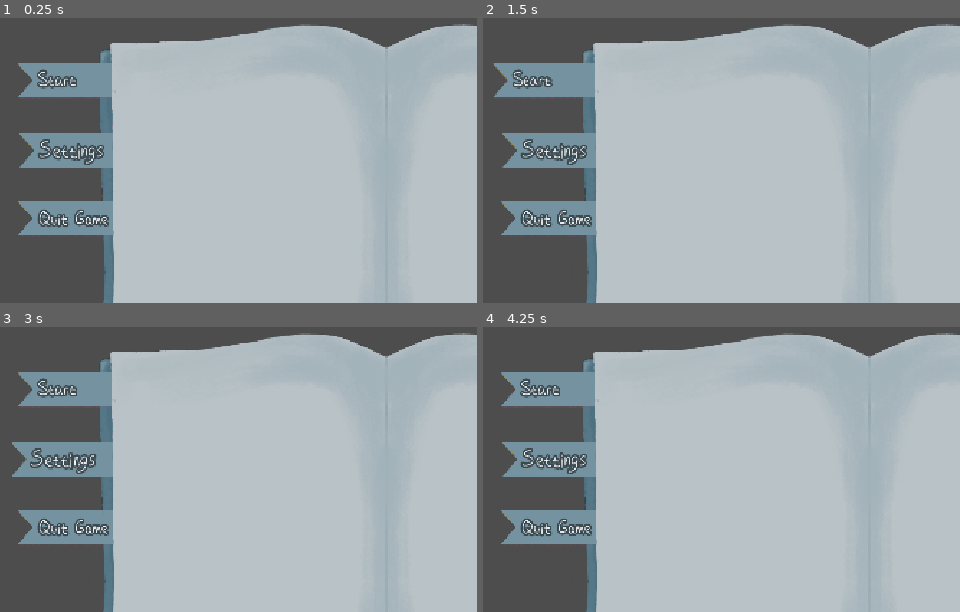
Above: before the commit, frames 1-4 (two rows, left to right).
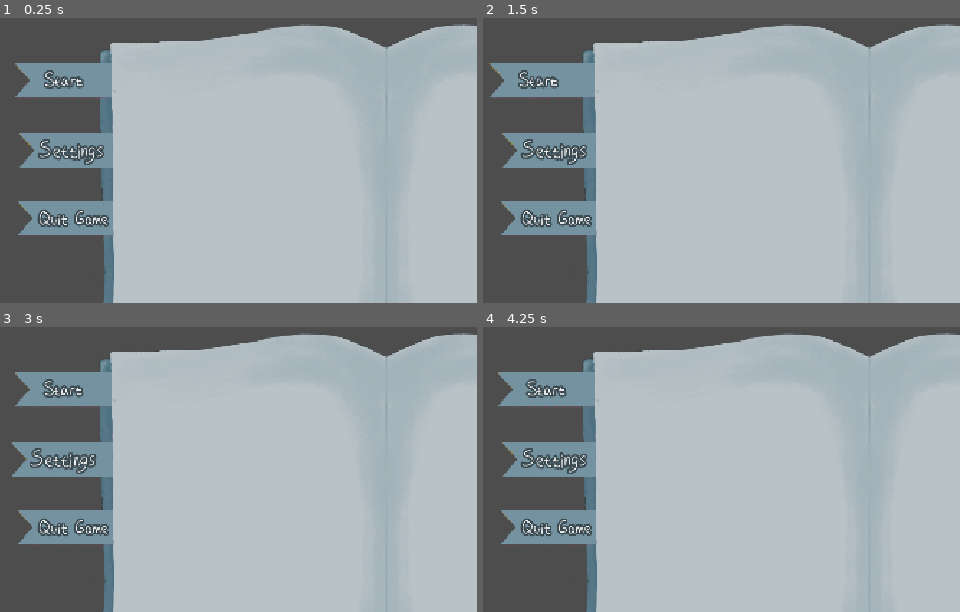
Above: after the commit, the same moments.

Repository: Blulow/octavuss_office
Game: Godot game, scene res://scenes/main_menu.tscn
Same seed, same stepped clock (60 frames per second), same inputs: the game is played once before the commit and once after it. This scene is started directly instead of the project's main scene.
Inputs (mouse positions are in pixels of both pictures, inside the frame that each line leads up to):
- Up to frame 1 (0.25 s): no input
- Up to frame 2 (1.5 s): click (597, 80) at 0.5 s; click (587, 80) at 1.25 s
- Up to frame 3 (3 s): click (104, 389) at 2 s; click (119, 460) at 2.75 s
- Up to frame 4 (4.25 s): tap Enter (ui_accept) at 3.5, 3.77 s; move the mouse to (735, 364) at 3.52 s; hold E (interact) from 3.53 s (still down)

The runs differ from the first frame. In frame 1, 0.4% of the frame differs, in the area x 3-18%, y 15-29%; in frame 2, 0.4%; in frame 3, 0.4%; in frame 4, 0.4%.

Commit message:
main menu 2d & 3d

Diff:
--- /dev/null
+++ b/Node_3d.tscn
@@ -0,0 +1,44 @@
+[gd_scene format=3 uid="uid://deof3j2vvty4c"]
+
+[ext_resource type="PackedScene" uid="uid://ce73jorbifk2u" path="res://strip.tscn" id="1_yaoq5"]
+
+[sub_resource type="CapsuleMesh" id="CapsuleMesh_qt8ay"]
+
+[sub_resource type="StandardMaterial3D" id="StandardMaterial3D_qt8ay"]
+albedo_color = Color(0.07409642, 0.34356076, 0.38379747, 1)
+
+[sub_resource type="CylinderMesh" id="CylinderMesh_qt8ay"]
+top_radius = 1.0664063
+bottom_radius = 1.0664063
+
+[sub_resource type="BoxMesh" id="BoxMesh_4xowi"]
+
+[node name="Node3D" type="Node3D" unique_id=2109254273]
+transform = Transform3D(1, 0, 0, 0, 1, 0, 0, 0, 1, 0, 0, 0.7653662)
+
+[node name="MainMenuCam" type="Camera3D" parent="." unique_id=630725611]
+transform = Transform3D(1, 0, 0, 0, 0.47035384, 0.8824779, 0, -0.8824779, 0.47035384, 0, 0.91199267, -0.84752005)
+
+[node name="Therapist" type="MeshInstance3D" parent="." unique_id=321486775]
+transform = Transform3D(1, 0, 0, 0, 1, 0, 0, 0, 1, 0, 0, 0.69001126)
+mesh = SubResource("CapsuleMesh_qt8ay")
+
+[node name="Camera3D" type="Camera3D" parent="Therapist" unique_id=1778338411]
+
+[node name="Table" type="MeshInstance3D" parent="." unique_id=1846849366]
+transform = Transform3D(2.2239847, 0, 0, 0, 0.030407203, 0, 0, 0, 1.1393675, 0, 0.031629562, -1.8218733)
+material_override = SubResource("StandardMaterial3D_qt8ay")
+mesh = SubResource("CylinderMesh_qt8ay")
+
+[node name="Node3D" type="Node3D" parent="." unique_id=1095395900]
+
+[node name="Book" type="Node3D" parent="Node3D" unique_id=54414017]
+
+[node name="Books" type="MeshInstance3D" parent="Node3D/Book" unique_id=263489581]
+transform = Transform3D(1, 0, 0, 0, 0.05715538, 0, 0, 0, 0.6651118, 0.4134217, 0.097574234, -1.1577389)
+mesh = SubResource("BoxMesh_4xowi")
+
+[node name="Stripes" type="Node3D" parent="Node3D" unique_id=1676217181]
+
+[node name="Strip" parent="Node3D/Stripes" unique_id=756998187 instance=ExtResource("1_yaoq5")]
+transform = Transform3D(-0.00254696, 0, -0.7102226, 0, 0.022142954, 0, 0.17181776, 0, -0.010528065, -0.17413223, 0.10178107, -1.3629113)
--- a/scenes/main_menu.tscn
+++ b/scenes/main_menu.tscn
@@ -3,7 +3,7 @@
 [ext_resource type="PackedScene" uid="uid://cmvpkpsuyyt8l" path="res://scenes/button.tscn" id="1_ekxnf"]
 [ext_resource type="Texture2D" uid="uid://qtcb70prsx84" path="res://assets/buttons/checkpoint ui buku V3.png" id="1_rtw2f"]
 [ext_resource type="Texture2D" uid="uid://086yxn6qoxj6" path="res://assets/buttons/checkpoint ui kertas.png" id="2_ekxnf"]
-[ext_resource type="Texture2D" uid="uid://y5n3ci1jqbat" path="res://assets/buttons/button penanda buku v2 start.png" id="3_rtw2f"]
+[ext_resource type="Texture2D" uid="uid://dekoxklfl4ay0" path="res://assets/buttons/startbutton.png" id="3_rtw2f"]
 [ext_resource type="Texture2D" uid="uid://tpmssaxnt0fx" path="res://assets/buttons/button penanda buku v2 setting.png" id="4_oa1go"]
 [ext_resource type="Texture2D" uid="uid://bwxf3dsr2wcd4" path="res://assets/buttons/button penanda buku v2 quit.png" id="5_tbmy8"]
 
--- /dev/null
+++ b/strip.gd
@@ -0,0 +1,20 @@
+extends Area3D
+
+@export var label: String:
+	set(value):
+		$Label3D.text = value
+@onready var original_position: Vector3 = position
+
+
+
+
+func _on_area_3d_mouse_entered() -> void:
+	var tween = create_tween()
+	tween.tween_property(self, "position:x", original_position.x - 0.5, 0.2)
+
+
+
+
+func _on_area_3d_mouse_exited() -> void:
+	var tween = create_tween()
+	tween.tween_property(self, "position:x", original_position.x, 0.2)
--- /dev/null
+++ b/strip.tscn
@@ -0,0 +1,27 @@
+[gd_scene format=3 uid="uid://ce73jorbifk2u"]
+
+[ext_resource type="Script" uid="uid://bkvfa5rdwrdav" path="res://strip.gd" id="1_vhoib"]
+
+[sub_resource type="StandardMaterial3D" id="StandardMaterial3D_g5j4v"]
+albedo_color = Color(0.51421964, 0.69805574, 0.8194371, 1)
+
+[sub_resource type="BoxMesh" id="BoxMesh_qt8ay"]
+
+[sub_resource type="BoxShape3D" id="BoxShape3D_qt8ay"]
+
+[node name="Strip" type="MeshInstance3D" unique_id=756998187]
+transform = Transform3D(0.35174686, 0, 0, 0, 0.022142956, 0, 0, 0, 1, 0, 0, 0)
+material_override = SubResource("StandardMaterial3D_g5j4v")
+mesh = SubResource("BoxMesh_qt8ay")
+
+[node name="Label3D" type="Label3D" parent="." unique_id=2084850296]
+
+[node name="Area3D" type="Area3D" parent="." unique_id=1279017365]
+script = ExtResource("1_vhoib")
+
+[node name="CollisionShape3D" type="CollisionShape3D" parent="Area3D" unique_id=895773347]
+transform = Transform3D(1.0270785, 0, 0, 0, 1.6126798, 0, 0, 0, 0.9999999, 0, 0, 0)
+shape = SubResource("BoxShape3D_qt8ay")
+
+[connection signal="mouse_entered" from="Area3D" to="." method="_on_area_3d_mouse_entered"]
+[connection signal="mouse_exited" from="Area3D" to="." method="_on_area_3d_mouse_exited"]
Binary file removed: assets/buttons/button penanda buku v2 start.png
Binary file added: assets/buttons/startbutton.png
Not shown, changed: assets/buttons/startbutton.png.import
Not shown, added: strip.gd.uid
